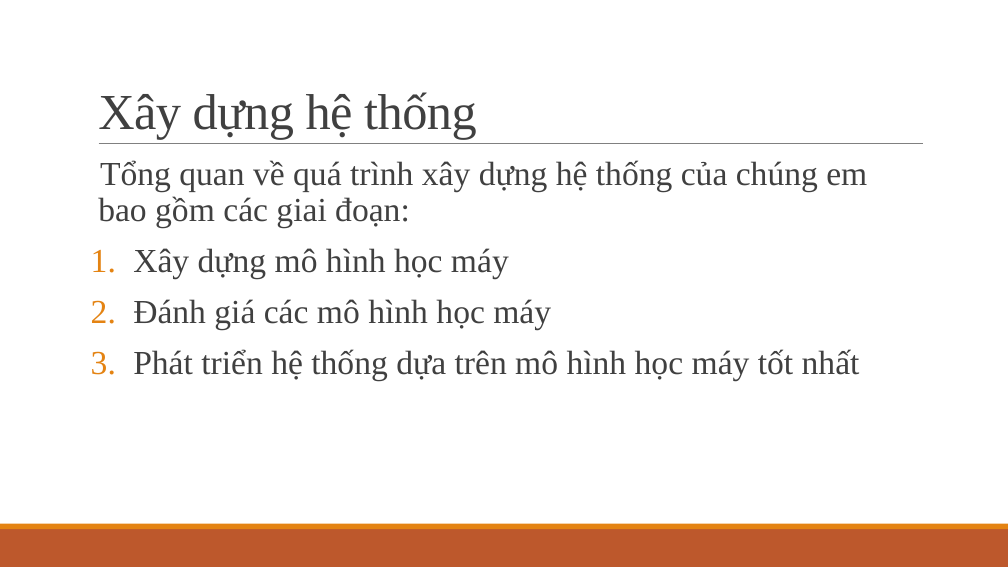
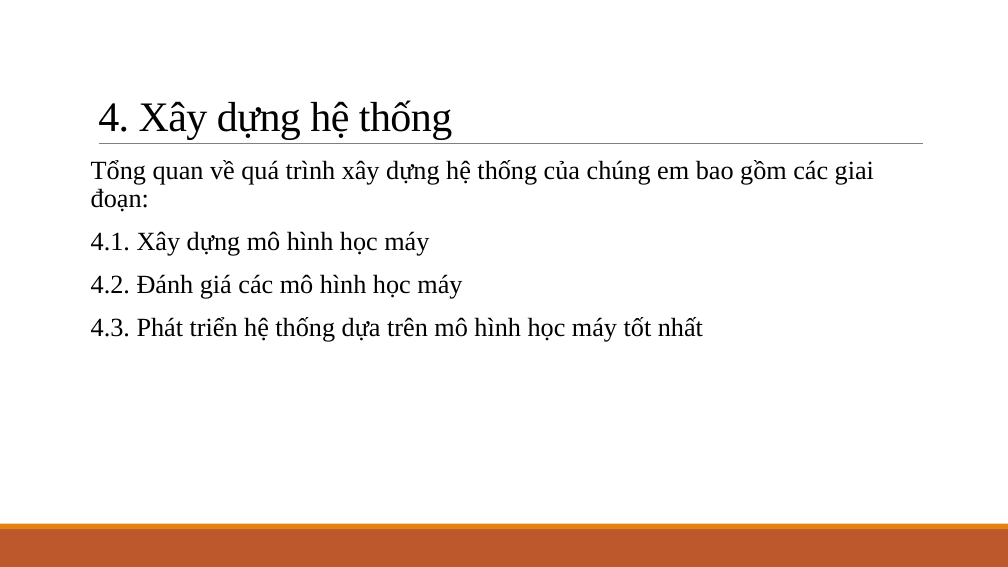
Before and after one commit to KMA-CT3-TTCS/document, a slide deck: slide 10 of Thái-Thị-Thanh-Vân_Nhóm1_v1.0.pptx (slide 7 before the commit). Drawn at 1008x567 pixels with LibreOffice and Linux fonts; fonts in the diff are those of the drawing. Boxes give left, top, right and bottom in pixels: in the first picture for what was removed or moved away, otherwise in the second. Text is boxed around its words. In the diff, an @@ line names an element or a change of style, - is before the commit and + after.

```diff
--- a/Thái-Thị-Thanh-Vân_Nhóm1_v1.0.pptx
+++ b/Thái-Thị-Thanh-Vân_Nhóm1_v1.0.pptx
@@ title at (98,100,452,139): text changed; size 48 to 40 pt; text colour #404040 to #000000 @@
-Xây dựng hệ thống
+4. Xây dựng hệ thống
@@ text at (91,160,874,212): size 32 to 25 pt, text colour #404040 to #000000 in "Tổng quan về quá trình xây dựng ..."; bullet   to none @@
@@ text at (91,231,703,342): text changed; size 32 to 25 pt; text colour #404040 to #000000 @@
-1. Xây dựng mô hình học máy
-2. Đánh giá các mô hình học máy
-3. Phát triển hệ thống dựa trên mô hình học máy tốt nhất
+4.1. Xây dựng mô hình học máy
+4.2. Đánh giá các mô hình học máy
+4.3. Phát triển hệ thống dựa trên mô hình học máy tốt nhất
```
Also in this commit, not shown: 16 other slides changed, 4 slides added, 2 slides removed.
